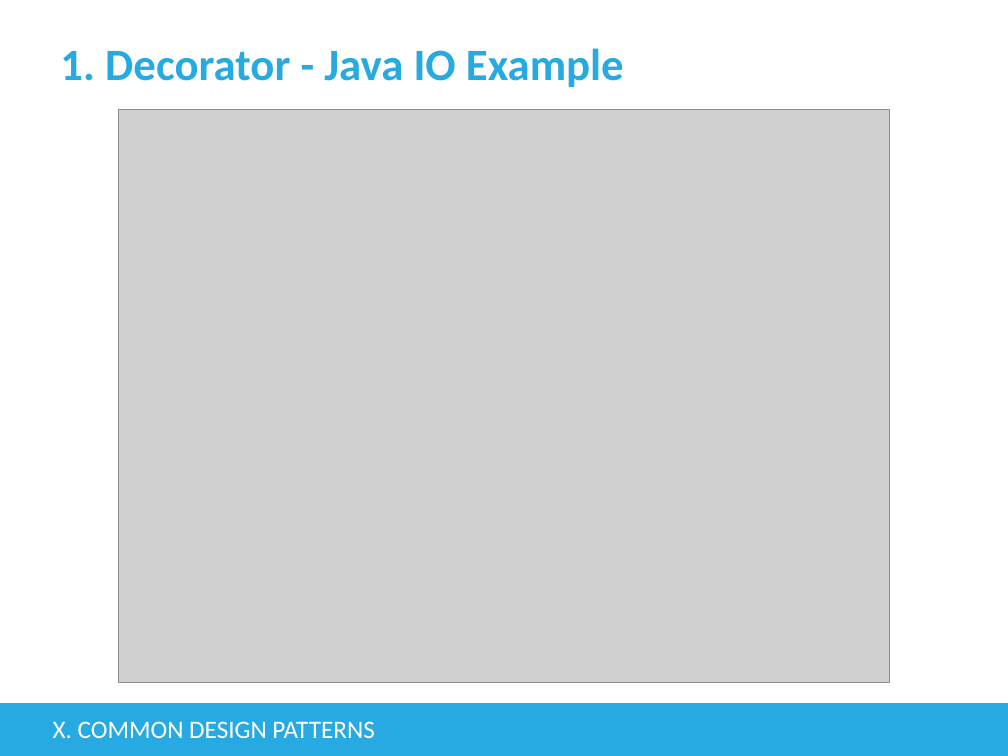
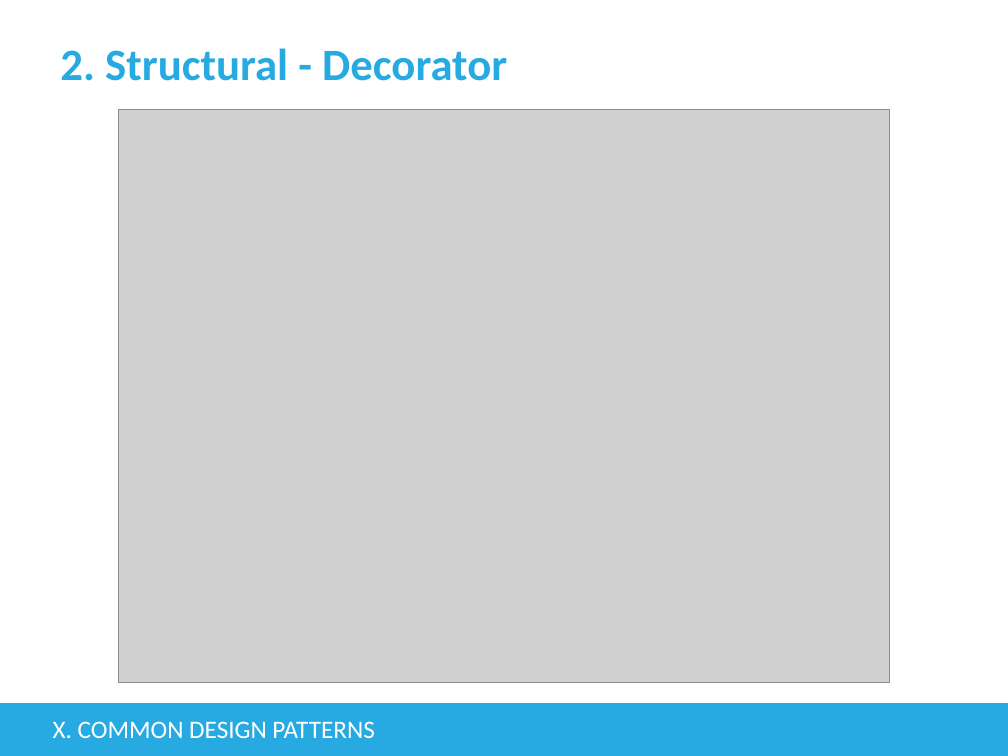
Before and after one commit to tienphat14/java-exercise, a slide deck: slide 104 of src/main/resources/Basic Java.pptx (slide 87 before the commit). Drawn at 1008x756 pixels with LibreOffice and Linux fonts; fonts in the diff are those of the drawing; grey boxes stand for pictures; background and template pictures are left out. Boxes give left, top, right and bottom in pixels: in the first picture for what was removed or moved away, otherwise in the second. Text is boxed around its words. In the diff, an @@ line names an element or a change of style, - is before the commit and + after.

```diff
--- a/src/main/resources/Basic Java.pptx
+++ b/src/main/resources/Basic Java.pptx
@@ title at (60,48,507,81): text changed @@
-1. Decorator - Java IO Example
+2. Structural - Decorator
```
Also in this commit, not shown: 9 other slides changed, 19 slides added, 24 other files.
